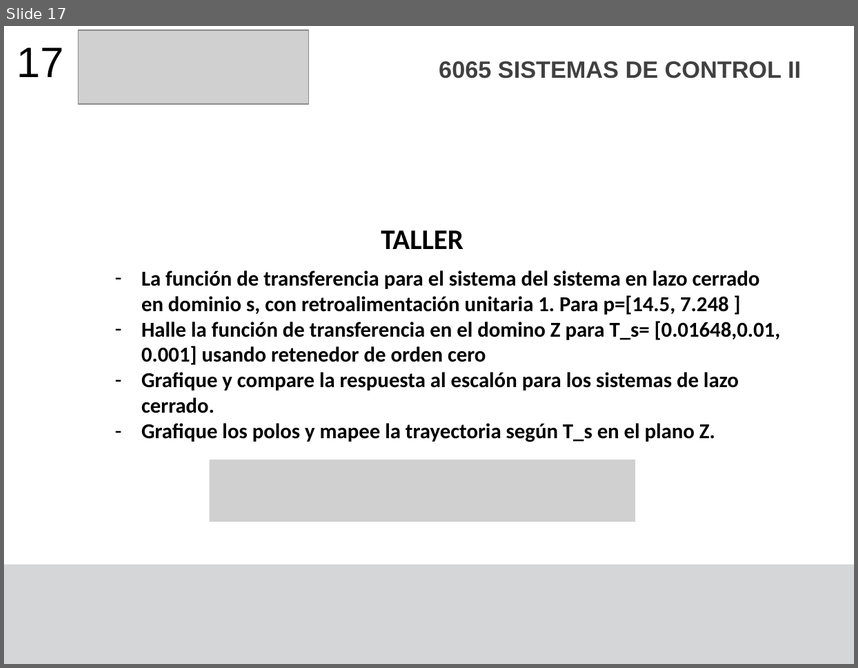
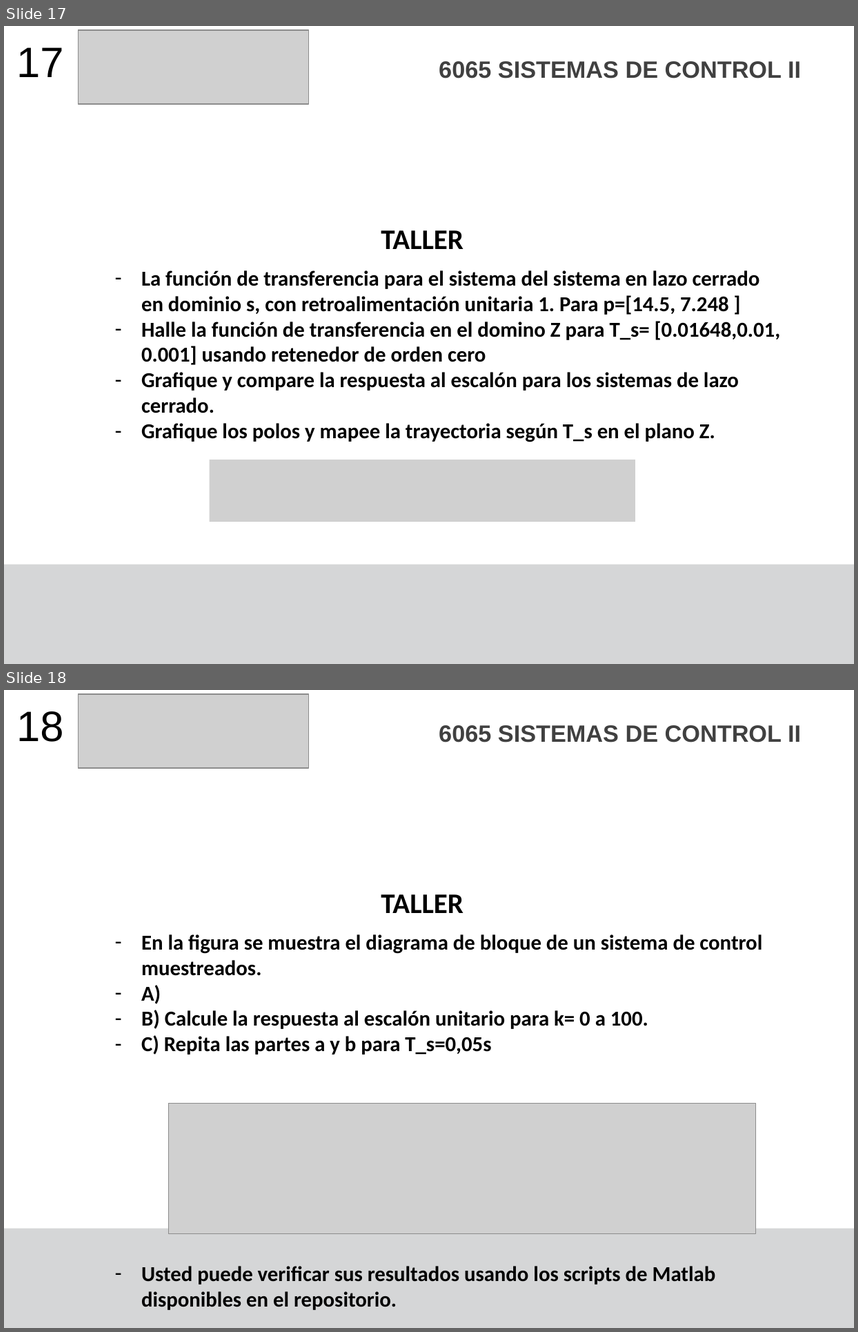
Before and after one commit to F4bian1012/Sistemas-de-Control-II---Ingenier-a-Mecatr-nica, a slide deck: Sesión_4/Sistemas de segundo orden Discretos.pptx. Shown one above the other, each under a label of ours: slide 17 before the commit, slides 17 and 18 after it. The pictures are 858x668 and 858x1332 pixels, drawn with LibreOffice and Linux fonts; fonts in the diff are those of the drawing; grey boxes stand for pictures. Boxes give left, top, right and bottom in pixels: in the first picture for what was removed or moved away, otherwise in the second. Text is boxed around its words. In the diff, an @@ line names an element or a change of style, - is before the commit and + after.

```diff
--- a/Sesión_4/Sistemas de segundo orden Discretos.pptx
+++ b/Sesión_4/Sistemas de segundo orden Discretos.pptx
@@ slide 18 added at (x1=4, y1=690, x2=854, y2=1328), background #FFFFFF; not listed: 1 template element that a slide beside it also shows @@
@@ picture added at (x1=78, y1=694, x2=309, y2=768) @@
@@ text added at (x1=16, y1=711, x2=63, y2=742), 36 pt, text #000000 @@
+18
@@ text added at (x1=439, y1=725, x2=801, y2=742), 20 pt, text #404040, bold @@
+6065 SISTEMAS DE CONTROL II
@@ title added at (x1=381, y1=894, x2=464, y2=913), 24 pt, text #000000, bold @@
+TALLER
@@ text added at (x1=141, y1=934, x2=762, y2=1310), 18 pt, text #000000, bold @@
+– En la figura se muestra el diagrama de bloque de un sistema de control muestreados.
+– A)
+– B) Calcule la respuesta al escalón unitario para k= 0 a 100.
+– C) Repita las partes a y b para T_s=0,05s
+– Usted puede verificar sus resultados usando los scripts de Matlab disponibles en el repositorio.
@@ picture added at (x1=169, y1=1103, x2=756, y2=1234) @@
```
Also in this commit, not shown: 1 other file.
